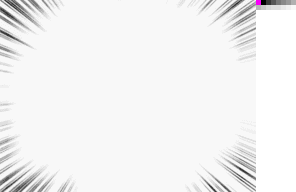
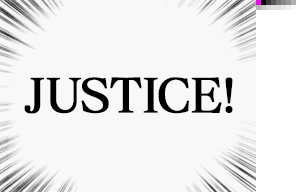
Revision of a layered w=296, h=192 image; what changed, layer by layer:
added layer "JUSTICE!" above "Layer 1" over [24, 77, 233, 114]
painted on "Layer 1" over [31, 77, 222, 114]
